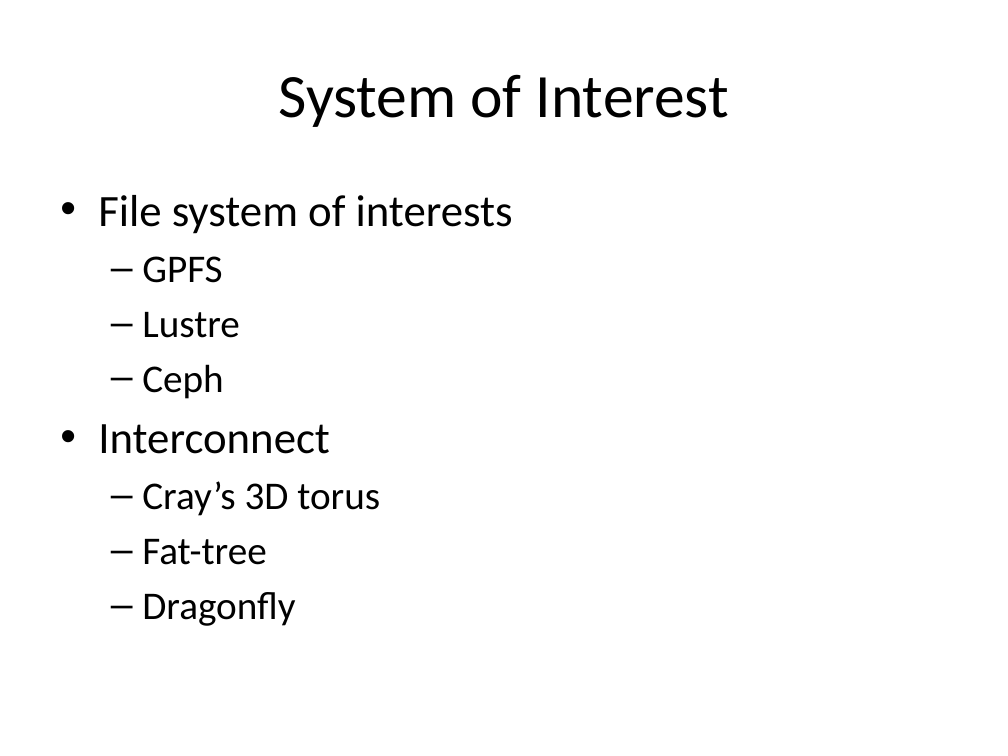
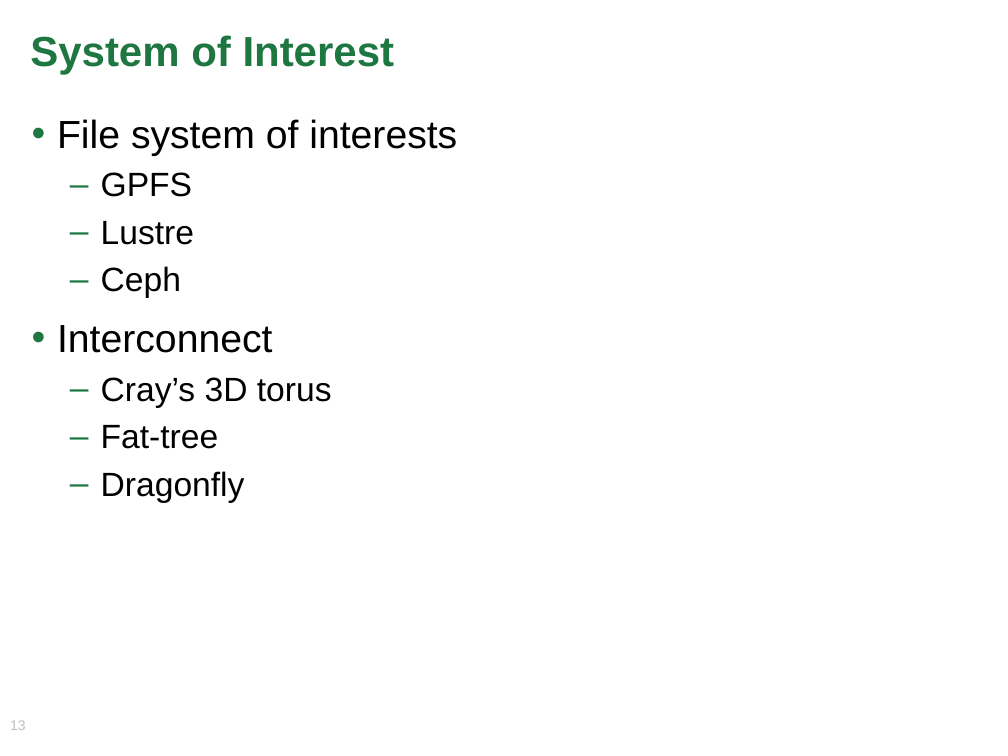
Before and after one commit to TPLink32/sirius, a slide deck: slide 13 of All-Hand-Meetings/AHM-10-14-2015/Presentations/SIRIUS_AHM-wang.pptx (slide 3 before the commit). Drawn at 1008x756 pixels with LibreOffice and Linux fonts; fonts in the diff are those of the drawing; background and template pictures are left out. Boxes give left, top, right and bottom in pixels: in the first picture for what was removed or moved away, otherwise in the second. Text is boxed around its words. In the diff, an @@ line names an element or a change of style, - is before the commit and + after.

Commit message:
update AHM slides

```diff
--- a/All-Hand-Meetings/AHM-10-14-2015/Presentations/SIRIUS_AHM-wang.pptx
+++ b/All-Hand-Meetings/AHM-10-14-2015/Presentations/SIRIUS_AHM-wang.pptx
@@ title "System of Interest": place and size @@
-title "System of Interest" at (279, 74, 729, 127)
+title "System of Interest" at (30, 35, 395, 74)
@@ title "System of Interest" at (30, 35, 395, 74): size 44 to 30 pt, font Calibri to Arial, text colour #000000 to #1E7640, bold on; alignment centre to left; line spacing 1 to 0.85; vertical alignment middle to top @@
@@ text "File system of interests": place and size @@
-text "File system of interests" at (98, 195, 513, 626)
+text "File system of interests" at (57, 119, 457, 503)
@@ text "File system of interests" at (57, 119, 457, 503): size 32 to 28 pt in "File system of interests", "Interconnect"; font Calibri to Arial; size 28 to 24 pt in "GPFS", "Lustre", "Ceph", "Cray’s 3D torus" and 2 more places; indent changed; line spacing 1 to 0.9; more space between paragraphs @@
@@ page number added at (10, 720, 26, 730), 10 pt, text #BFBFBF @@
+13
```
Also in this commit, not shown: 3 other slides changed, 10 slides added.
